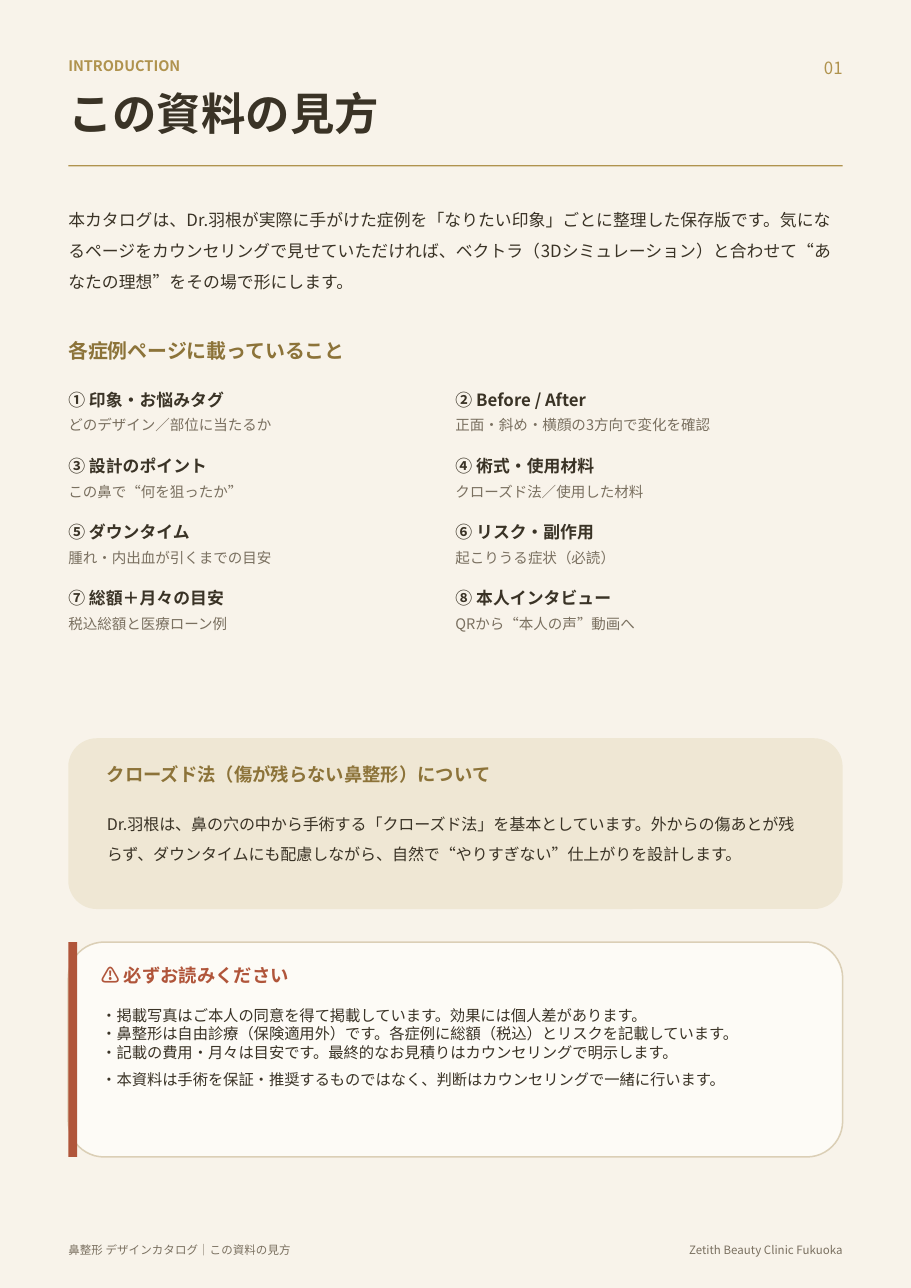
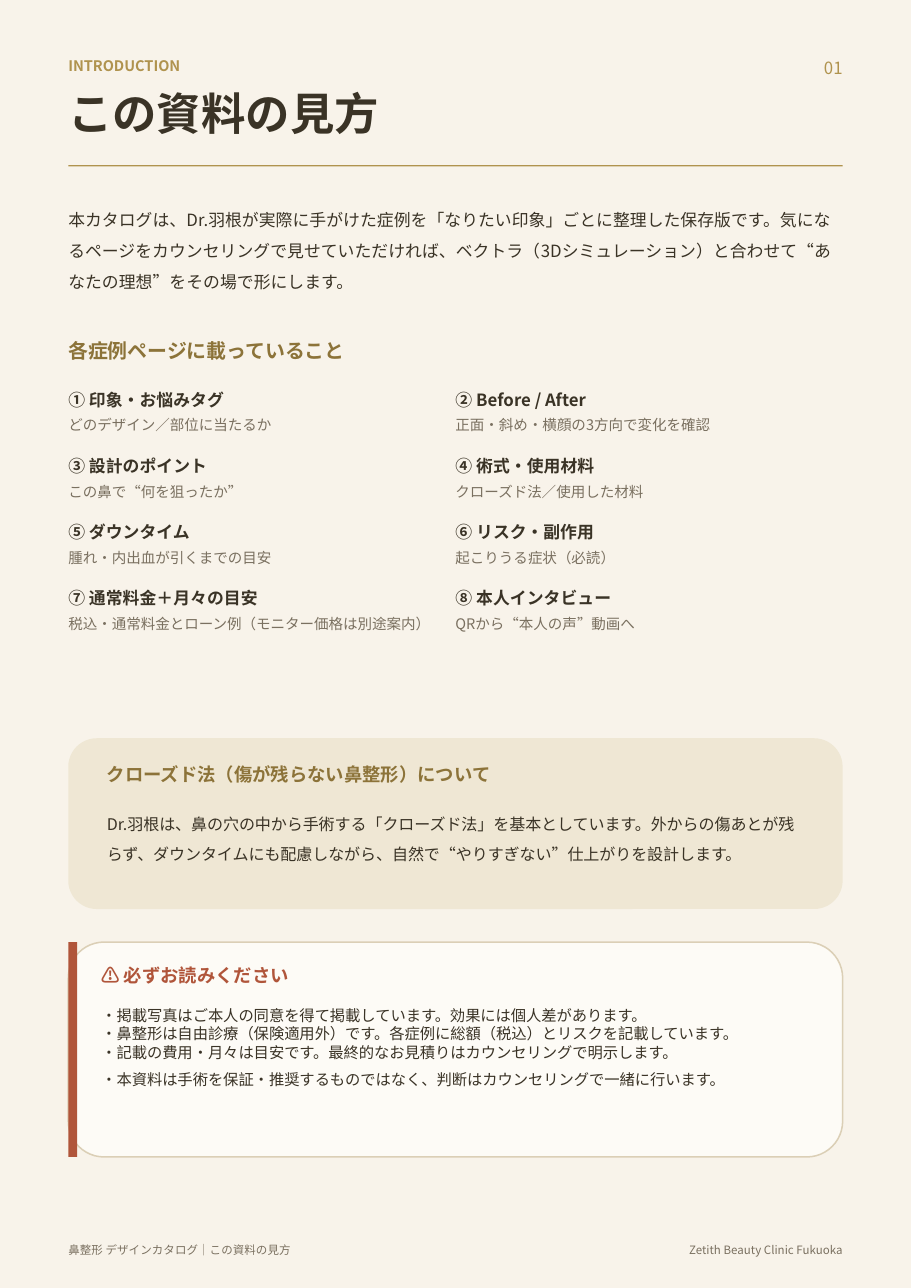
Before and after one commit to hidekkobonba/nosejob, a slide deck: slide 2 of 鼻整形_デザインカタログ.pptx. Drawn at 911x1288 pixels with LibreOffice and Linux fonts; fonts in the diff are those of the drawing. Boxes give left, top, right and bottom in pixels: in the first picture for what was removed or moved away, otherwise in the second. Text is boxed around its words. In the diff, an @@ line names an element or a change of style, - is before the commit and + after.

```diff
--- a/鼻整形_デザインカタログ.pptx
+++ b/鼻整形_デザインカタログ.pptx
@@ text at box(68, 589, 430, 630): text changed @@
-⑦ 総額＋月々の目安
-税込総額と医療ローン例
+⑦ 通常料金＋月々の目安
+税込・通常料金とローン例（モニター価格は別途案内）
```
Also in this commit, not shown: 13 other slides changed.
